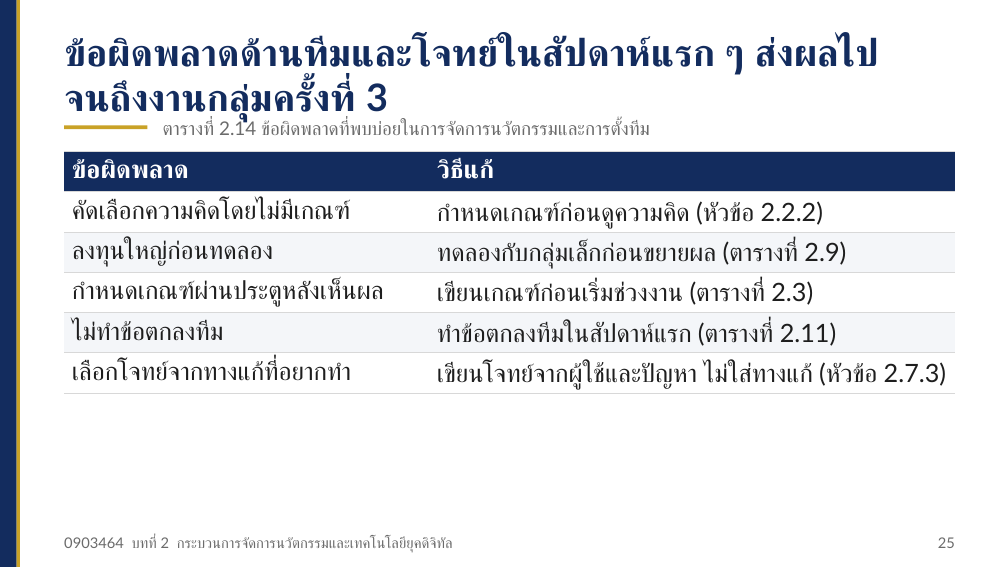
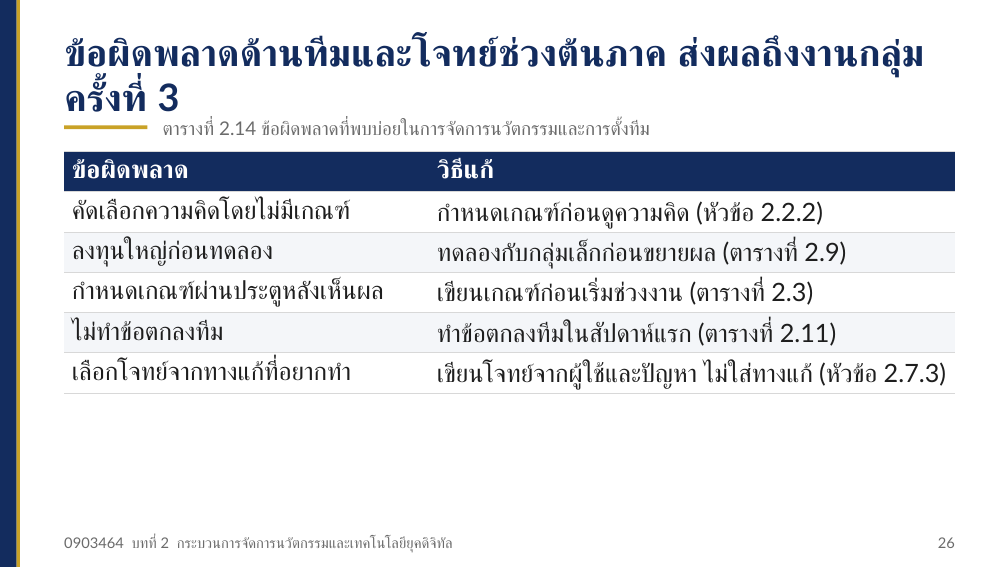
Before and after one commit to Aj-Warawut/academic-web-teaching, a slide deck: slide 26 of ci/files/ci_0903464_บทที่02_สไลด์.pptx (slide 25 before the commit). Drawn at 1008x567 pixels with LibreOffice and Linux fonts; fonts in the diff are those of the drawing. Boxes give left, top, right and bottom in pixels: in the first picture for what was removed or moved away, otherwise in the second. Text is boxed around its words. In the diff, an @@ line names an element or a change of style, - is before the commit and + after.

```diff
--- a/ci/files/ci_0903464_บทที่02_สไลด์.pptx
+++ b/ci/files/ci_0903464_บทที่02_สไลด์.pptx
@@ text at (64, 36, 925, 112): text changed @@
-ข้อผิดพลาดด้านทีมและโจทย์ในสัปดาห์แรก ๆ ส่งผลไปจนถึงงานกลุ่มครั้งที่ 3
+ข้อผิดพลาดด้านทีมและโจทย์ช่วงต้นภาค ส่งผลถึงงานกลุ่มครั้งที่ 3
@@ text at (938, 537, 955, 548): text changed @@
-25
+26
```
Also in this commit, not shown: 23 other slides changed, 1 slide added, 25 other files.
